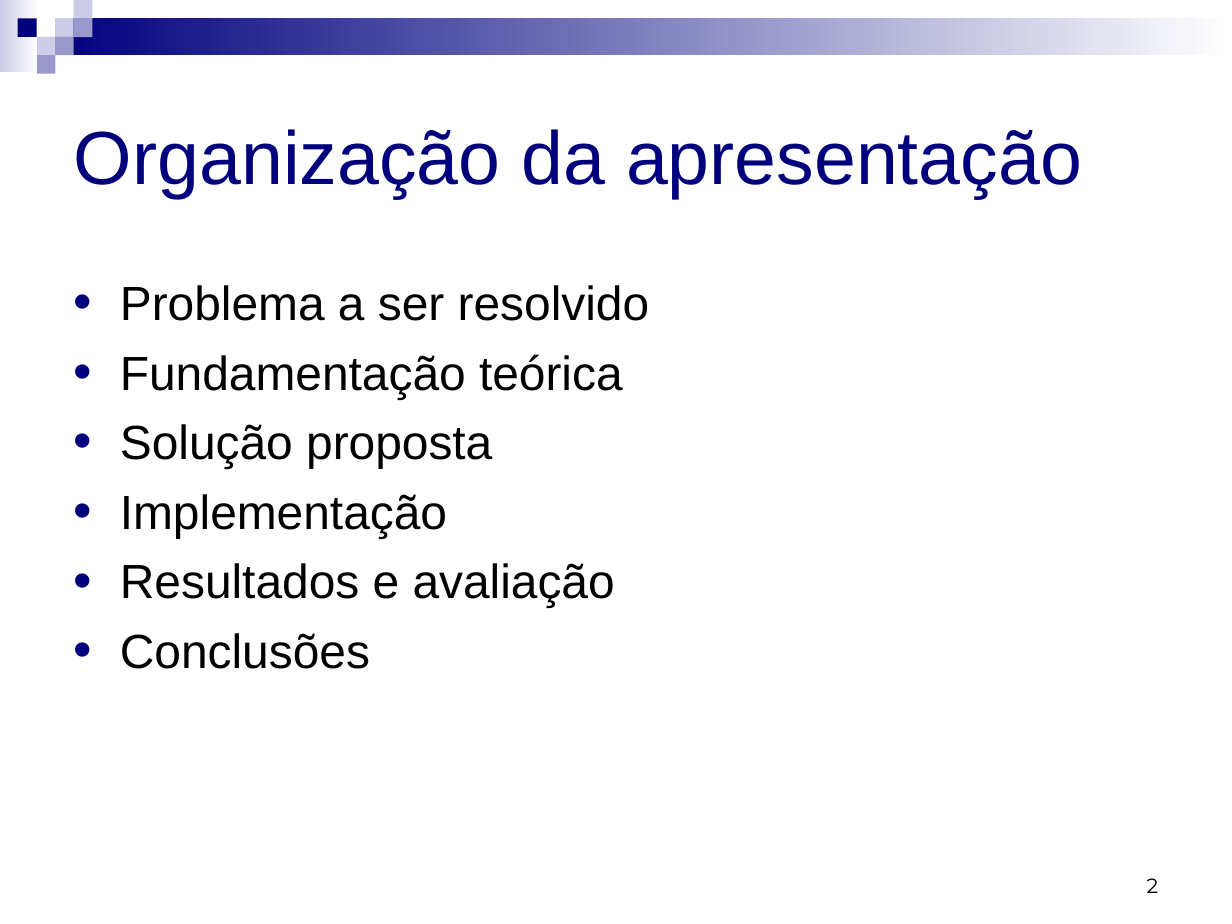
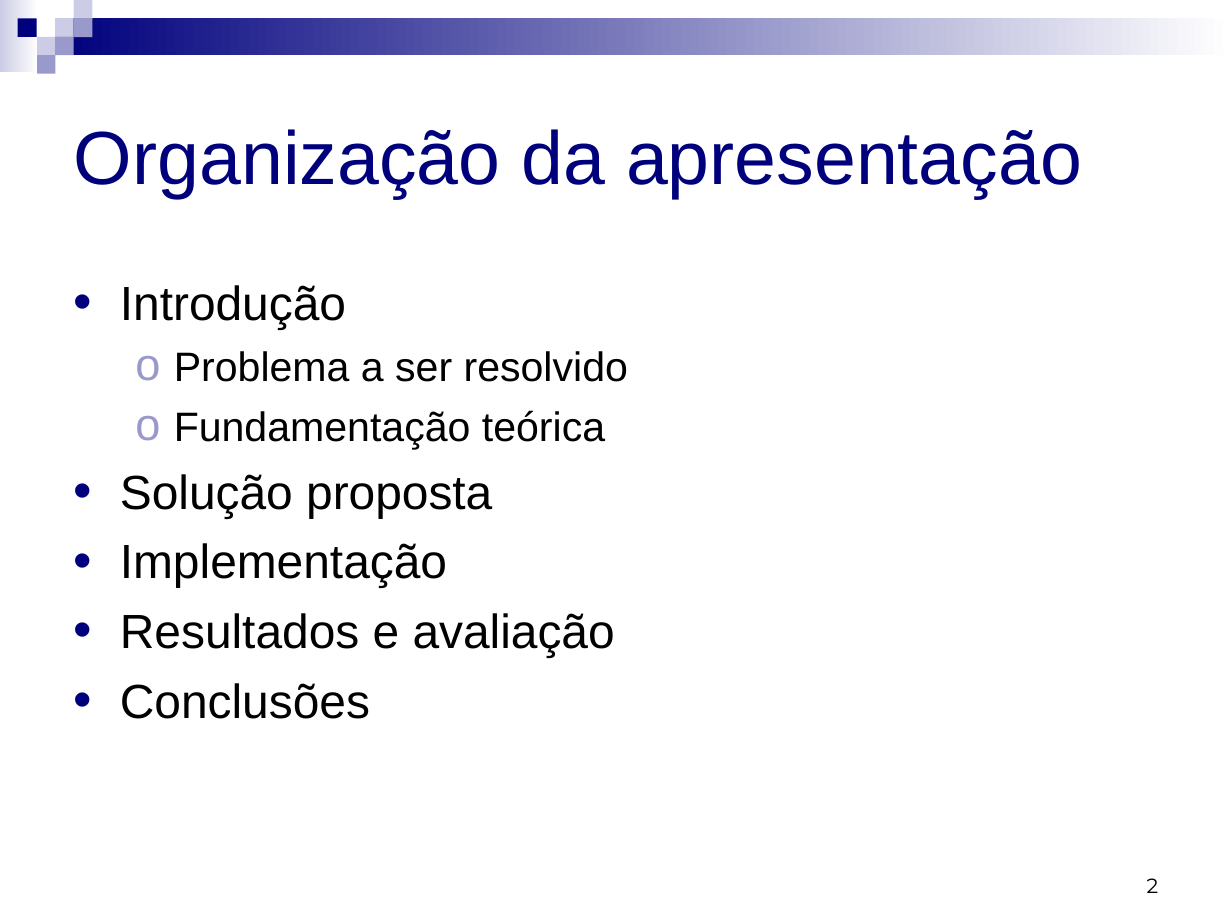
Before and after one commit to micheldavid/tcc-michel, a slide deck: slide 2 of Apresentação/Michel David da Costa - Apresentação.ppt. Drawn at 1232x924 pixels with LibreOffice and Linux fonts; fonts in the diff are those of the drawing. Boxes give left, top, right and bottom in pixels: in the first picture for what was removed or moved away, otherwise in the second. Text is boxed around its words. In the diff, an @@ line names an element or a change of style, - is before the commit and + after.

```diff
--- a/Apresentação/Michel David da Costa - Apresentação.ppt
+++ b/Apresentação/Michel David da Costa - Apresentação.ppt
@@ text at (120,285,346,329): paragraph added @@
+• Introdução
@@ text at (174,351,628,449): size 28 to 24 pt in "Problema a ser resolvido", "Fundamentação teórica"; bullet • to ο; list level 1 to 2 in "Problema a ser resolvido"; bullet colour #00007D to #9999CC; list level 1 to 2 in "Fundamentação teórica" @@
```
Also in this commit, not shown: 8 other slides changed, 3 slides added.
